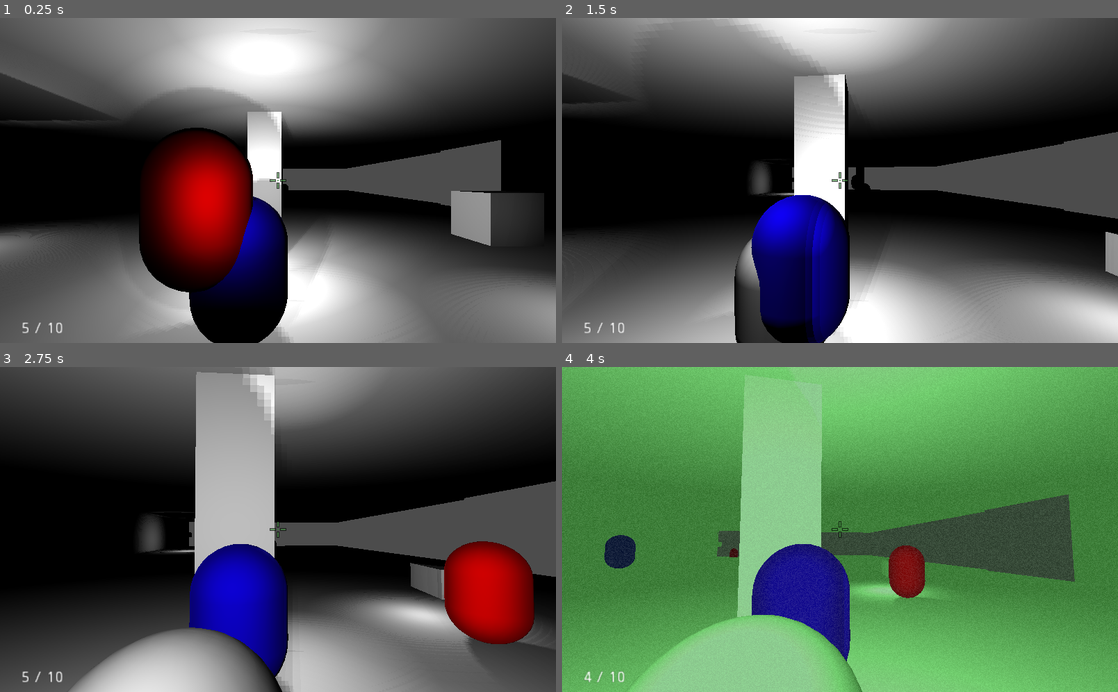
Above: before the commit, frames 1-4 (two rows, left to right).
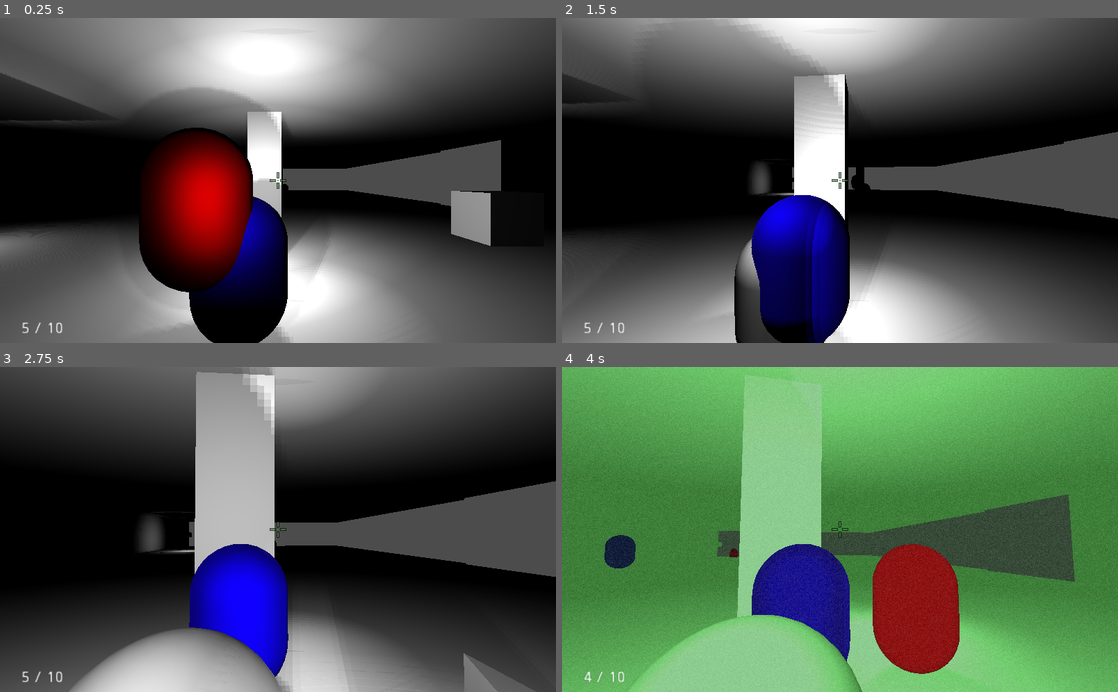
Above: after the commit, the same moments.

Repository: brennosouza/VS-Stealth
Game: Godot game, scene res://scenes/levels/test_level.tscn
Two runs of this game, one before a commit and one after it. Both use one fixed random seed, a clock stepped at 60 frames per second and the inputs below.
Inputs (mouse positions are in pixels of both pictures, inside the frame that each line leads up to):
- Up to frame 1 (0.25 s): no input
- Up to frame 2 (1.5 s): move the mouse to (867, 180) at 0.52 s; hold Ctrl (crouch) 0.53-1.28 s; hold Up (ui_up) from 0.53 s (still down); move the mouse to (812, 180) at 1.27 s; tap F (flashlight) at 1.35 s
- Up to frame 3 (2.75 s): keep holding Up (ui_up); move the mouse to (289, 523) at 2.02 s; tap E (interact) at 2.1 s
- Up to frame 4 (4 s): keep holding Up (ui_up); move the mouse to (834, 536) at 2.77 s; tap N (nightvision) at 2.85 s; move the mouse to (878, 532) at 3.52 s; click (878, 532) at 3.6 s

The runs differ from the first frame. In frame 1, 4.1% of the frame differs, in the area x 82-100%, y 53-100%; in frame 2, 5.6%; in frame 3, 14%, in the area x 38-100%, y 53-100%; in frame 4, 6.6%.

Commit message:
Ajuste de path teste do inimigo

Diff:
--- a/scenes/characters/Enemy.tscn
+++ b/scenes/characters/Enemy.tscn
@@ -1,8 +1,14 @@
-[gd_scene load_steps=10 format=2]
+[gd_scene load_steps=11 format=2]
 
 [ext_resource path="res://scenes/guns/Gun.tscn" type="PackedScene" id=1]
 [ext_resource path="res://audio/footstep.wav" type="AudioStream" id=2]
 [ext_resource path="res://scenes/characters/Enemy.gd" type="Script" id=3]
+
+[sub_resource type="Curve3D" id=7]
+_data = {
+"points": PoolVector3Array( 0, 0, 0, 0, 0, 0, 2.75343, 0, -13.2449, 0, 0, 0, 0, 0, 0, 7.31084, 0, 8.49766, 0, 0, 0, 0, 0, 0, -12.9126, 0, 6.50379, 0, 0, 0, 0, 0, 0, -10.6339, 0, -13.6247, 0, 0, 0, 0, 0, 0, 2.75343, 0, -13.2449 ),
+"tilts": PoolRealArray( 0, 0, 0, 0, 0 )
+}
 
 [sub_resource type="PrismMesh" id=4]
 size = Vector3( 1, 2, 1 )
@@ -25,7 +31,7 @@
 [sub_resource type="CapsuleShape" id=3]
 
 [node name="Enemy" type="Path"]
-curve = null
+curve = SubResource( 7 )
 
 [node name="KinematicBody" type="KinematicBody" parent="."]
 script = ExtResource( 3 )
@@ -76,4 +82,5 @@
 
 [node name="Camera" type="Camera" parent="."]
 transform = Transform( 1.91069e-15, 1, 4.37114e-08, 4.37114e-08, -4.37114e-08, 1, 1, 0, -4.37114e-08, 8.92434, 27.4543, 0 )
+visible = false
 fov = 112.5
--- a/scenes/levels/test_level.tscn
+++ b/scenes/levels/test_level.tscn
@@ -15,7 +15,7 @@
 
 [sub_resource type="Curve3D" id=7]
 _data = {
-"points": PoolVector3Array( 0, 0, 0, 0, 0, 0, 5.68235, 3.814 …(95 unchanged characters)… .8147e-06, -32.4085, 0, 0, 0, 0, 0, 0, -25.1547, 3.8147e-06, -10.7899, 0, 0, 0, 0, 0, 0, -9.40985, 3.8147e-06, 8.3813, 0, 0, 0, 0, 0, 0, 5.68235, 3.8147e-06, -18.2136 ),
+"points": PoolVector3Array( 0, 0, 0, 0, 0, 0, 5.68235, 3.814 …(95 unchanged characters)… .8147e-06, -32.4085, 0, 0, 0, 0, 0, 0, -18.1913, 1.26198, -6.42932, 0, 0, 0, 0, 0, 0, -9.40985, 3.8147e-06, 8.3813, 0, 0, 0, 0, 0, 0, 5.68235, 3.8147e-06, -18.2136 ),
 "tilts": PoolRealArray( 0, 0, 0, 0, 0, 0 )
 }
 
@@ -298,7 +298,7 @@
 depth = 0.876313
 
 [node name="Enemy" parent="." instance=ExtResource( 4 )]
-transform = Transform( 1, 0, 0, 0, 1, 0, 0, 0, 1, 9.13248, 4.57311, 8.69683 )
+transform = Transform( 1, 0, 0, 0, 1, 0, 0, 0, 1, 0, 4.05293, 16.1458 )
 curve = SubResource( 7 )
 
 [node name="Enemies" type="Spatial" parent="."]
